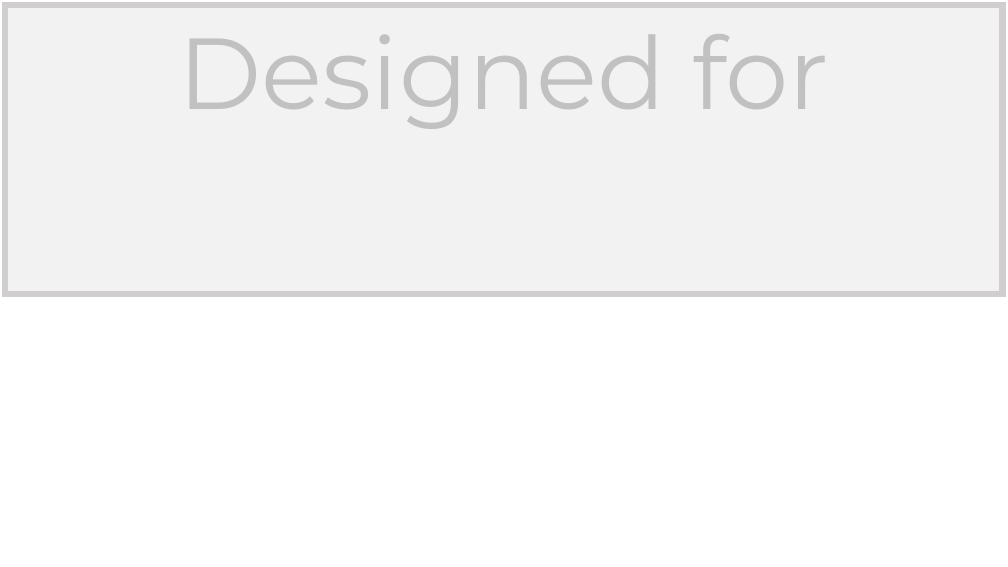
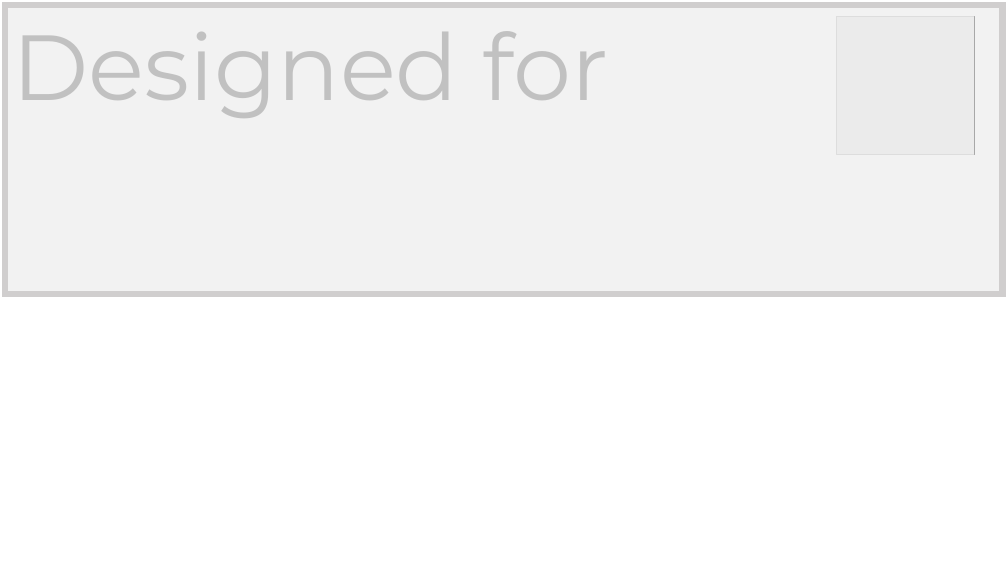
Before and after one commit to BPaaSModelling/Ontology4ModelingEnvironment, a slide deck: slide 3 of images/stickyNotes.pptx. Drawn at 1008x567 pixels with LibreOffice and Linux fonts; fonts in the diff are those of the drawing; grey boxes stand for pictures. Boxes give left, top, right and bottom in pixels: in the first picture for what was removed or moved away, otherwise in the second. Text is boxed around its words. In the diff, an @@ line names an element or a change of style, - is before the commit and + after.

```diff
--- a/images/stickyNotes.pptx
+++ b/images/stickyNotes.pptx
@@ rectangle "Designed for" at [5,5,1003,294]: size 96 to 88 pt; alignment centre to left @@
@@ rectangle: place and size @@
-rectangle at [82,14,930,272]
+rectangle at [12,14,975,272]
@@ picture added at [836,16,975,154] @@
```
Also in this commit, not shown: 6 other slides changed, 32 slides added, 13 other files.
